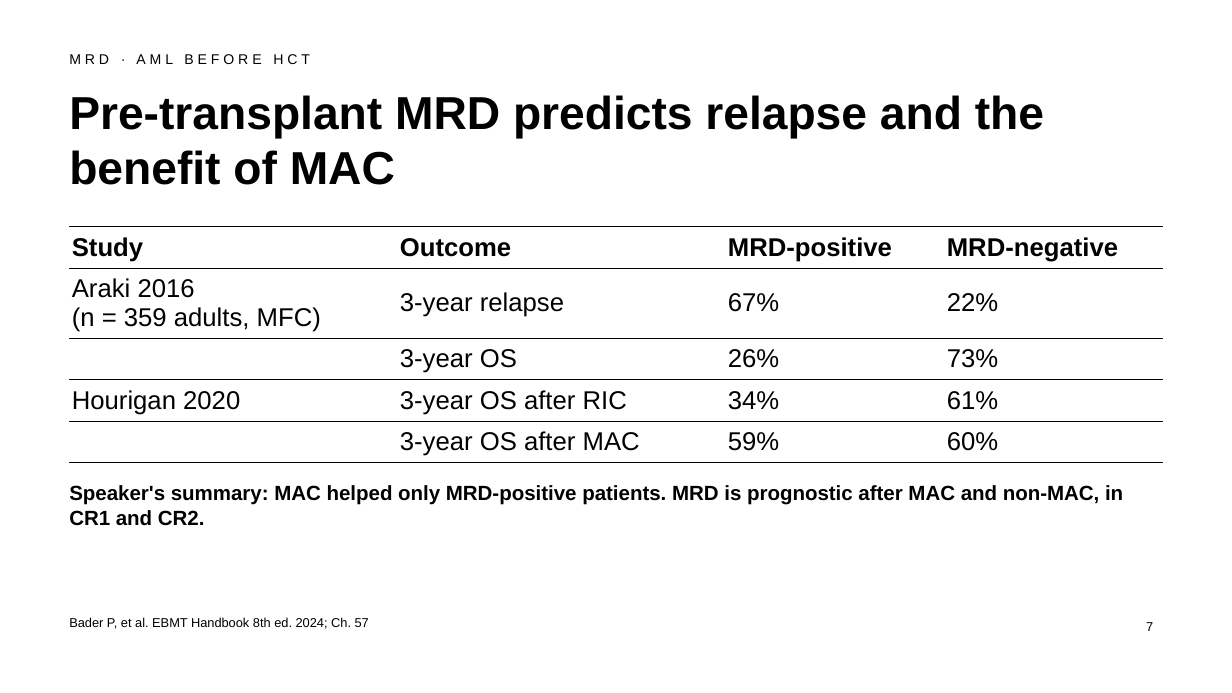
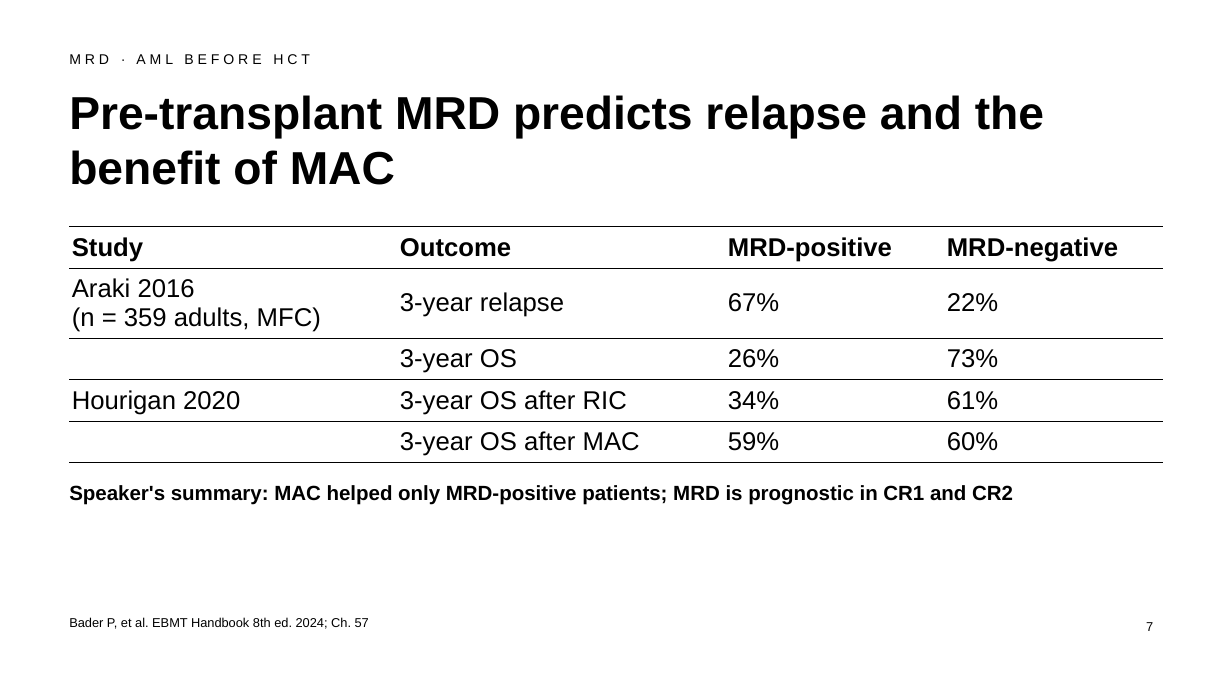
Before and after one commit to htlin222/ebmt-handbook-skill, a slide deck: slide 7 of slides/decks/s13-relapse-mrd-dli.pptx. Drawn at 1232x693 pixels with LibreOffice and Linux fonts; fonts in the diff are those of the drawing. Boxes give left, top, right and bottom in pixels: in the first picture for what was removed or moved away, otherwise in the second. Text is boxed around its words. In the diff, an @@ line names an element or a change of style, - is before the commit and + after.

```diff
--- a/slides/decks/s13-relapse-mrd-dli.pptx
+++ b/slides/decks/s13-relapse-mrd-dli.pptx
@@ text at box(69, 485, 1013, 505): text changed @@
-Speaker's summary: MAC helped only MRD-positive patients. MRD is prognostic after MAC and non-MAC, in CR1 and CR2.
+Speaker's summary: MAC helped only MRD-positive patients; MRD is prognostic in CR1 and CR2
```
Also in this commit, not shown: 12 other slides changed, 24 other files.
